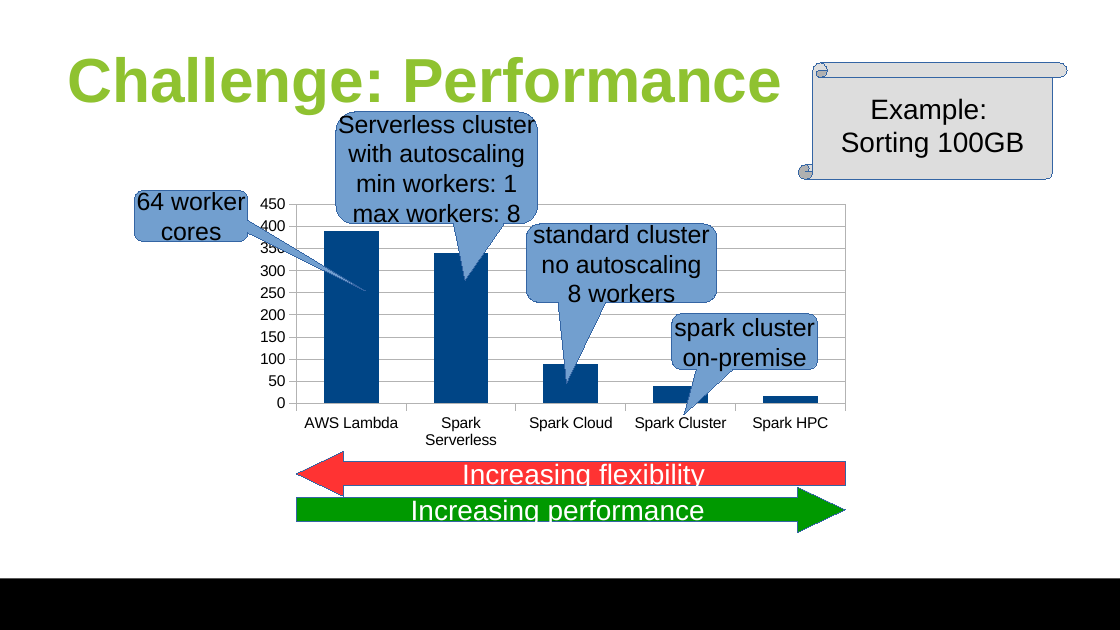
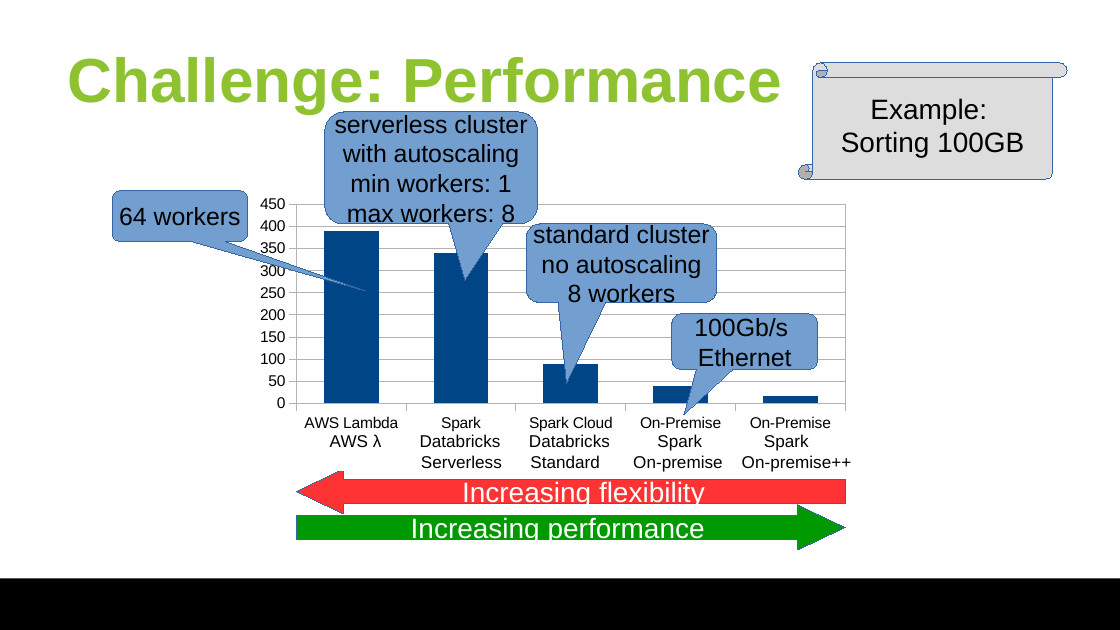
Before and after one commit to huangyibo/spark-summit-18, a slide deck: slide 7 of slides/spark-summit-18.odp (slide 8 before the commit). Drawn at 1120x630 pixels with LibreOffice and Linux fonts; fonts in the diff are those of the drawing; background and template pictures are left out. Boxes give left, top, right and bottom in pixels: in the first picture for what was removed or moved away, otherwise in the second. Text is boxed around its words. In the diff, an @@ line names an element or a change of style, - is before the commit and + after.

Commit message:
slides

```diff
--- a/slides/spark-summit-18.odp
+++ b/slides/spark-summit-18.odp
@@ rounded speech box "serverless cluster": place and size @@
-rounded speech box "serverless cluster" at <box>336,112,538,224</box>
+rounded speech box "serverless cluster" at <box>325,112,538,224</box>
@@ rounded speech box "serverless cluster" at <box>325,112,538,224</box>: proportions changed @@
@@ text in rounded speech box at <box>335,113,527,134</box>: text changed @@
-Serverless cluster
+serverless cluster
@@ rounded speech box "64 workers" at <box>112,190,248,242</box>: proportions changed @@
@@ rounded speech box "64 workers": place and size @@
-rounded speech box "64 workers" at <box>134,190,248,242</box>
+rounded speech box "64 workers" at <box>112,190,248,242</box>
@@ text in rounded speech box at <box>119,207,241,226</box>: text changed @@
-64 worker
-cores
+64 workers
@@ column chart at <box>248,190,857,455</box> @@
-categories: AWS Lambda, Spark Serverless, Spark Cloud, Spark Cluster, Spark HPC
+categories: AWS Lambda, Spark Serverless, Spark Cloud, On-Premise, On-Premise
@@ text in rounded speech box at <box>694,318,792,372</box>: text changed @@
-spark cluster
-on-premise
+100Gb/s
+Ethernet
@@ rectangle added at <box>291,432,885,470</box>, fill #FFFFFF, outline #FFFFFF 0 pt, 11 pt, text #000000 @@
+AWS λ Databricks Databricks Spark Spark
+Serverless Standard On-premise On-premise++
@@ left arrow "Increasing flexibility": place and size @@
-left arrow "Increasing flexibility" at <box>297,451,846,496</box>
+left arrow "Increasing flexibility" at <box>297,469,846,514</box>
@@ left arrow "Increasing performance": place and size @@
-left arrow "Increasing performance" at <box>297,487,846,532</box>
+left arrow "Increasing performance" at <box>297,505,846,550</box>
```
Also in this commit, not shown: 9 other slides changed, 1 slide removed, 1 other file.
